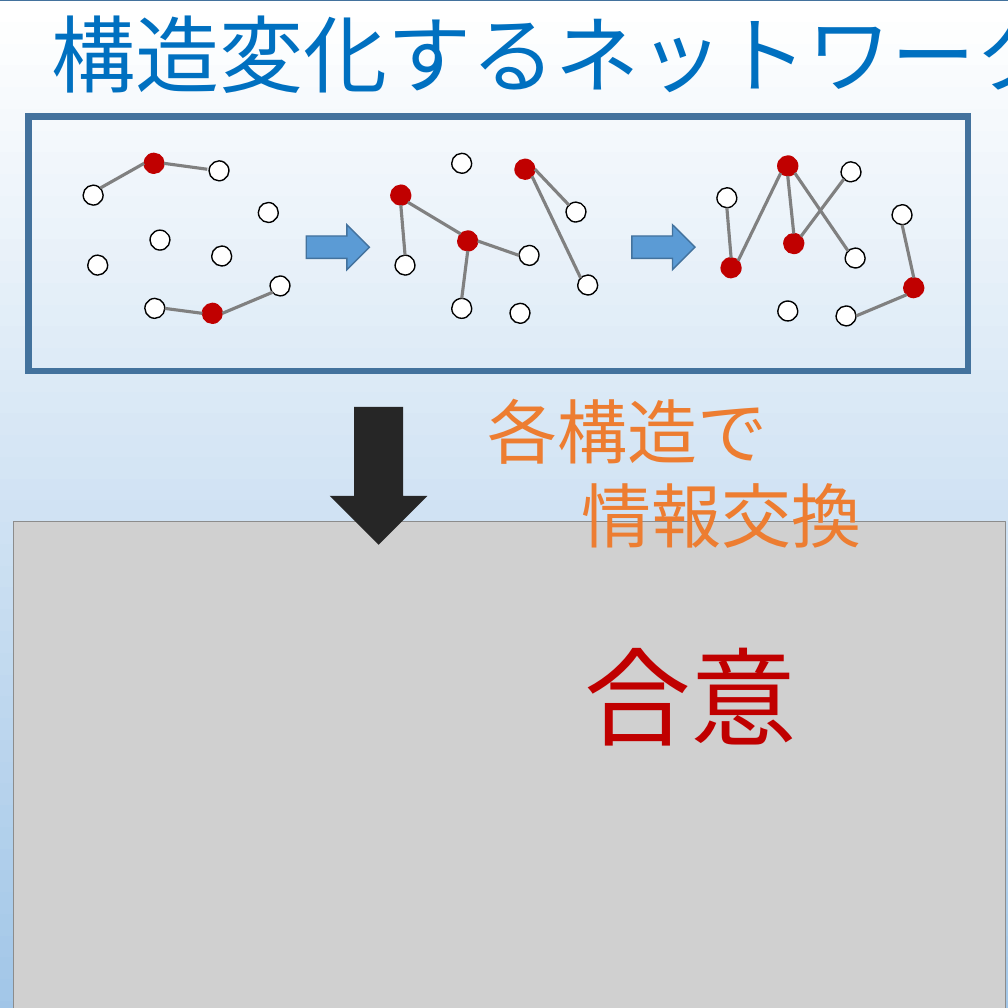
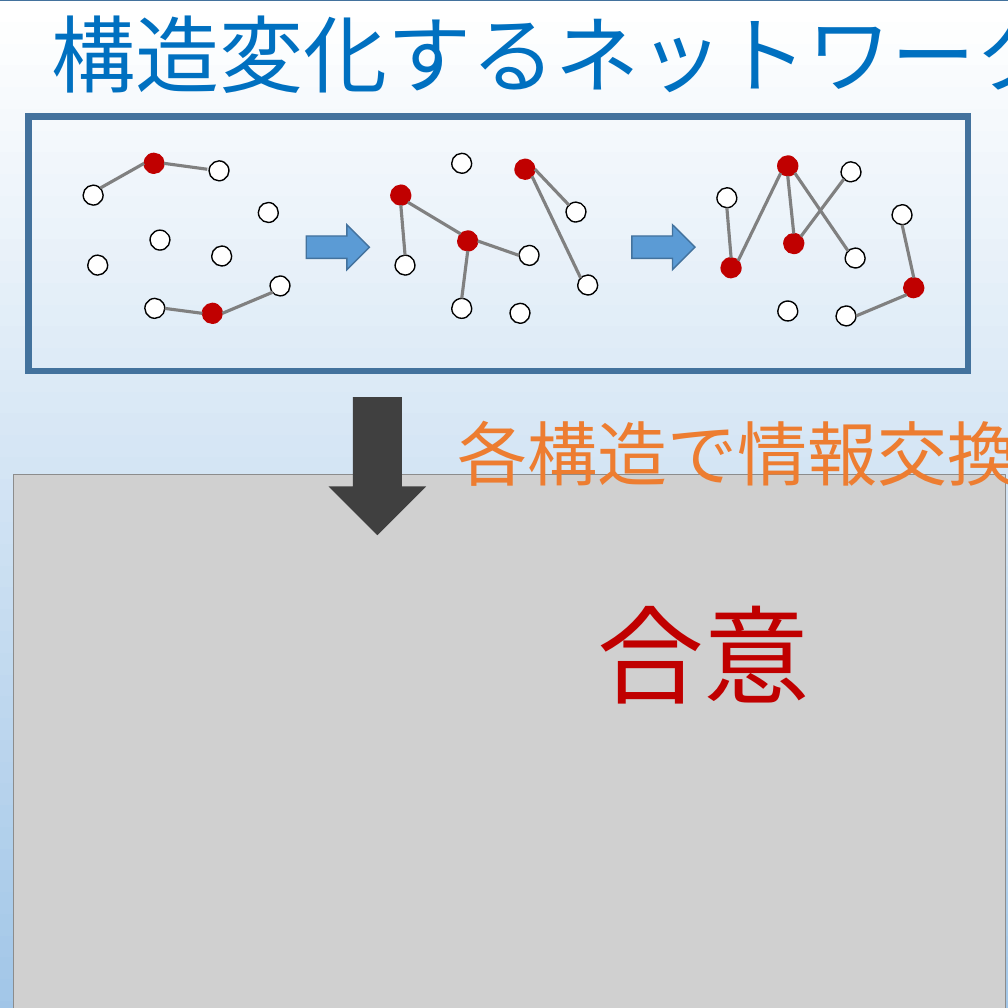
Before and after one commit to masaki-ogura/masakiogura-com, a slide deck: slide 1 of images/tagawa.pptx. Drawn at 1008x1008 pixels with LibreOffice and Linux fonts; fonts in the diff are those of the drawing; grey boxes stand for pictures. Boxes give left, top, right and bottom in pixels: in the first picture for what was removed or moved away, otherwise in the second. Text is boxed around its words. In the diff, an @@ line names an element or a change of style, - is before the commit and + after.

```diff
--- a/images/tagawa.pptx
+++ b/images/tagawa.pptx
@@ right arrow moved from (x1=330, y1=407, x2=427, y2=545) to (x1=329, y1=397, x2=426, y2=535) @@
@@ right arrow at (x1=329, y1=397, x2=426, y2=535): fill #262626 to #404040 @@
@@ text at (x1=458, y1=421, x2=1008, y2=498): text changed @@
-各構造で
-情報交換
+各構造で情報交換
@@ picture resized from (x1=13, y1=521, x2=1006, y2=1008) to (x1=13, y1=475, x2=1006, y2=1008) @@
@@ text "合意" moved from (x1=584, y1=647, x2=797, y2=746) to (x1=598, y1=605, x2=811, y2=704) @@
```
Also in this commit, not shown: 2 other files.
